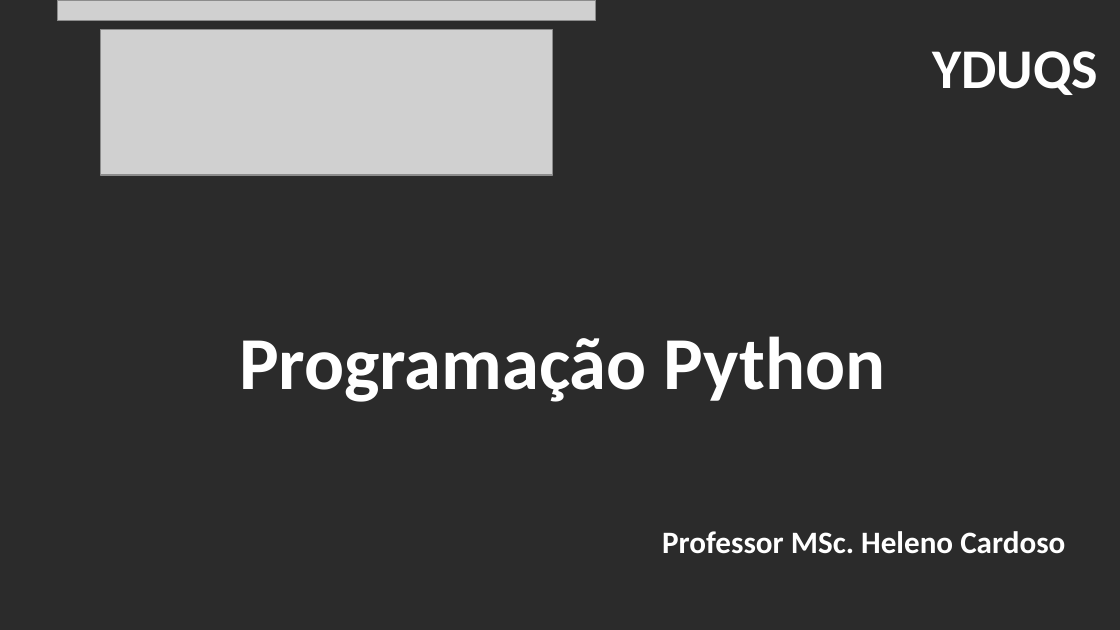
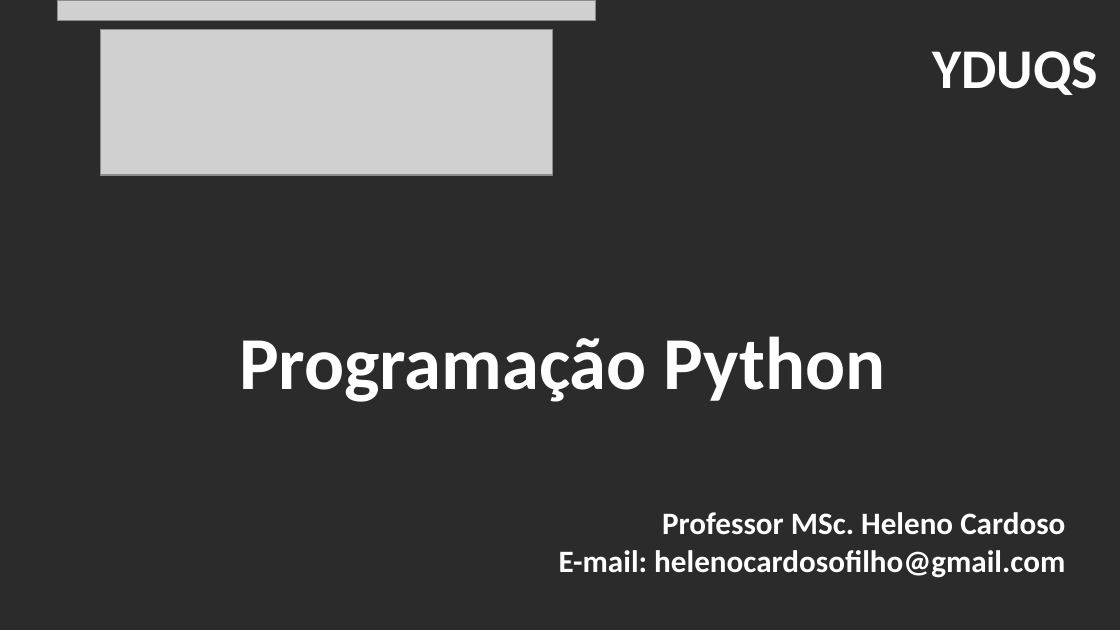
Before and after one commit to CloudEducationBrazil/WydenPythonParadigmas, a slide deck: slide 1 of Apresentação - Programação Python.pptx. Drawn at 1120x630 pixels with LibreOffice and Linux fonts; fonts in the diff are those of the drawing; grey boxes stand for pictures; background and template pictures are left out; a plain dark background stands for a picture behind light text. Boxes give left, top, right and bottom in pixels: in the first picture for what was removed or moved away, otherwise in the second. Text is boxed around its words. In the diff, an @@ line names an element or a change of style, - is before the commit and + after.

```diff
--- a/Apresentação - Programação Python.pptx
+++ b/Apresentação - Programação Python.pptx
@@ text at box(559, 550, 1065, 578): paragraph added @@
+E-mail: helenocardosofilho@gmail.com
```
Also in this commit, not shown: 2 other slides changed, 4 slides added.
